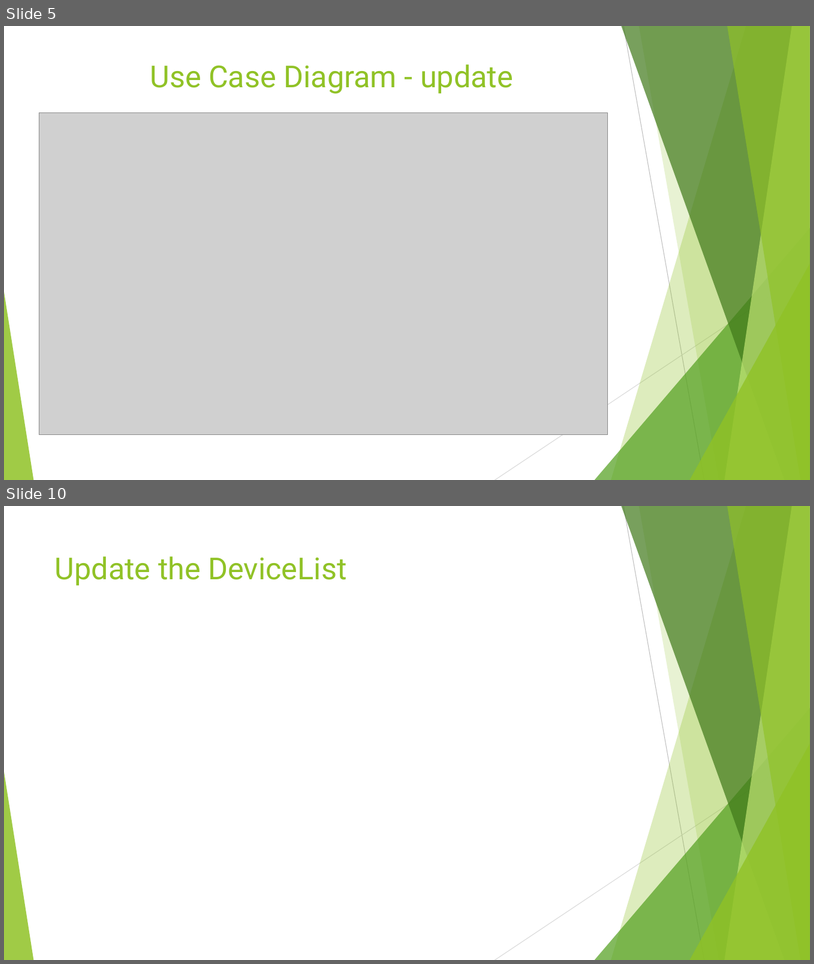
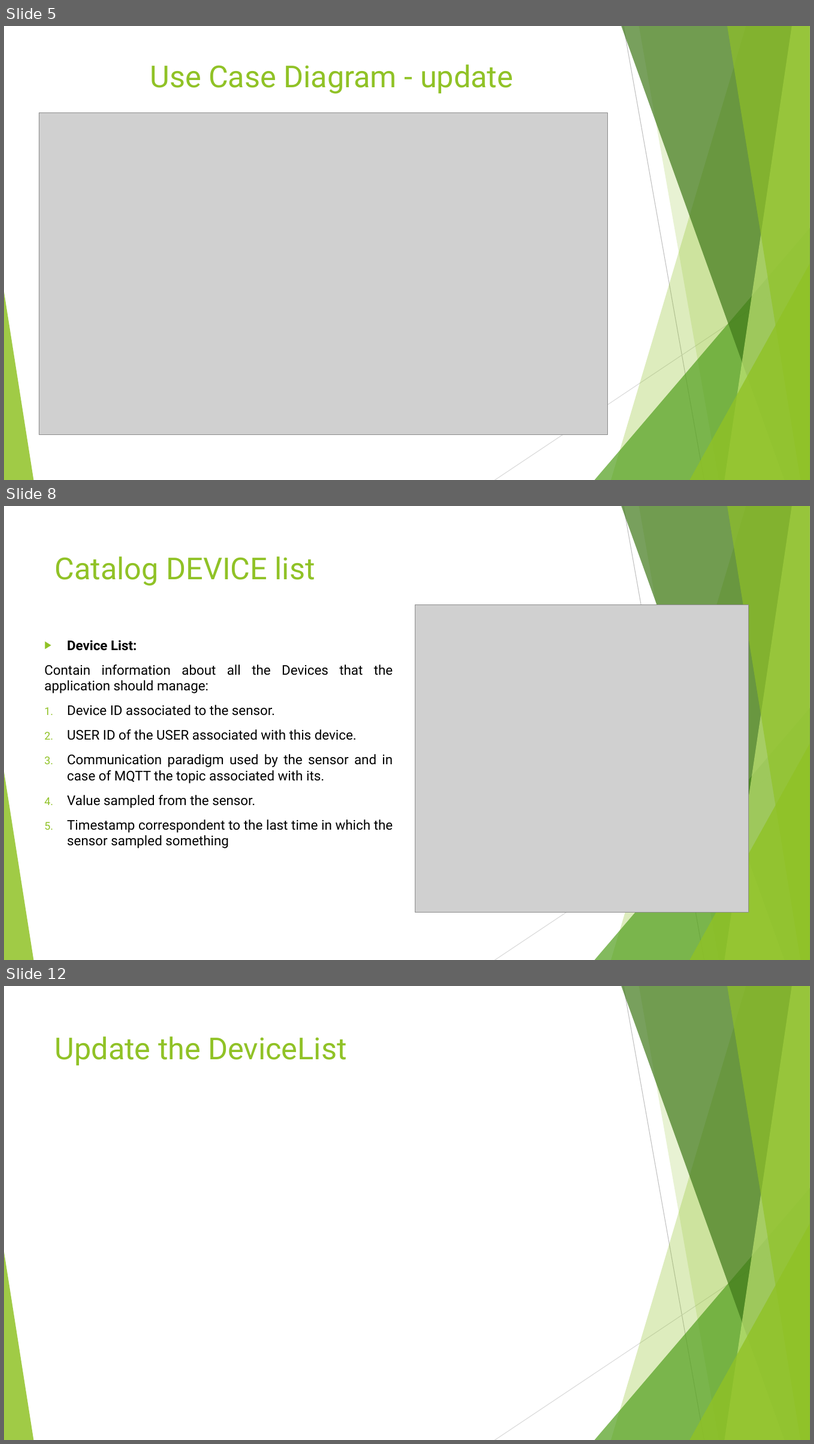
Before and after one commit to annageraci/Battery_Charger_Smart, a slide deck: Materiale Extra/Presentazione del progetto .pptx. Shown one above the other, each under a label of ours: slides 5 and 10 before the commit, slides 5, 8 and 12 after it; the slides between them are not shown. The pictures are 814x964 and 814x1444 pixels, drawn with LibreOffice and Linux fonts; fonts in the diff are those of the drawing; grey boxes stand for pictures. Boxes give left, top, right and bottom in pixels: in the first picture for what was removed or moved away, otherwise in the second. Text is boxed around its words. In the diff, an @@ line names an element or a change of style, - is before the commit and + after.

```diff
--- a/Materiale Extra/Presentazione del progetto .pptx
+++ b/Materiale Extra/Presentazione del progetto .pptx
@@ slide 8 added at (4,506,810,960), background #FFFFFF; not listed: 10 template elements that a slide beside it also shows @@
@@ title added at (55,556,315,586), 36 pt, text #90C226 @@
+Catalog DEVICE list
@@ picture added at (416,604,749,913) @@
@@ text added at (44,640,393,848), 16 pt, text #000000 @@
+▶ Device List:
+Contain information about all the Devices that the application should manage:
+1. Device ID associated to the sensor.
+2. USER ID of the USER associated with this device.
+3. Communication paradigm used by the sensor and in case of MQTT the topic associated with its.
+4. Value sampled from the sensor.
+5. Timestamp correspondent to the last time in which the sensor sampled something
@@ what was slide 10 is now slide 12 @@
```
Also in this commit, not shown: 1 slide changed, 5 other slides added, 4 slides removed, 1 other file.
